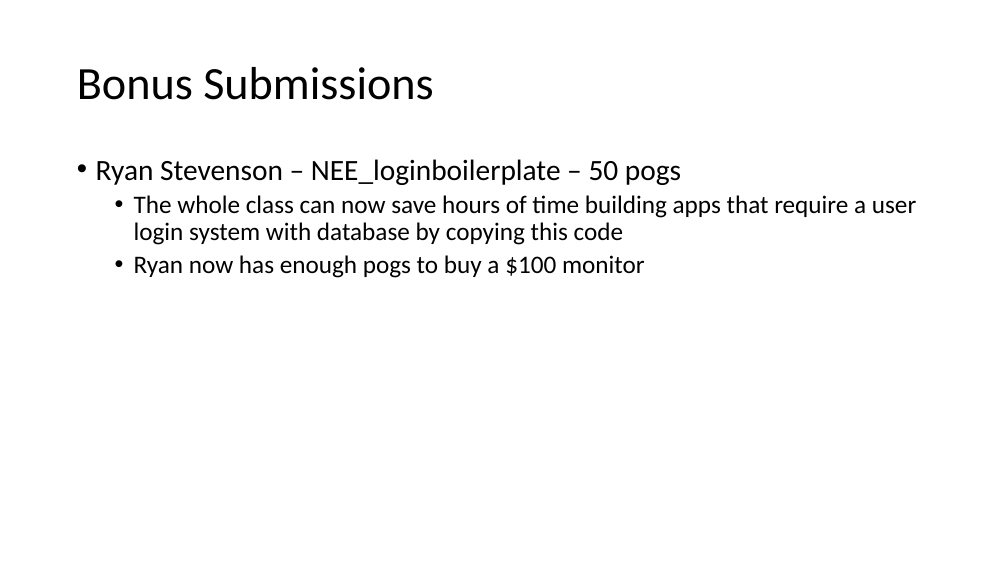
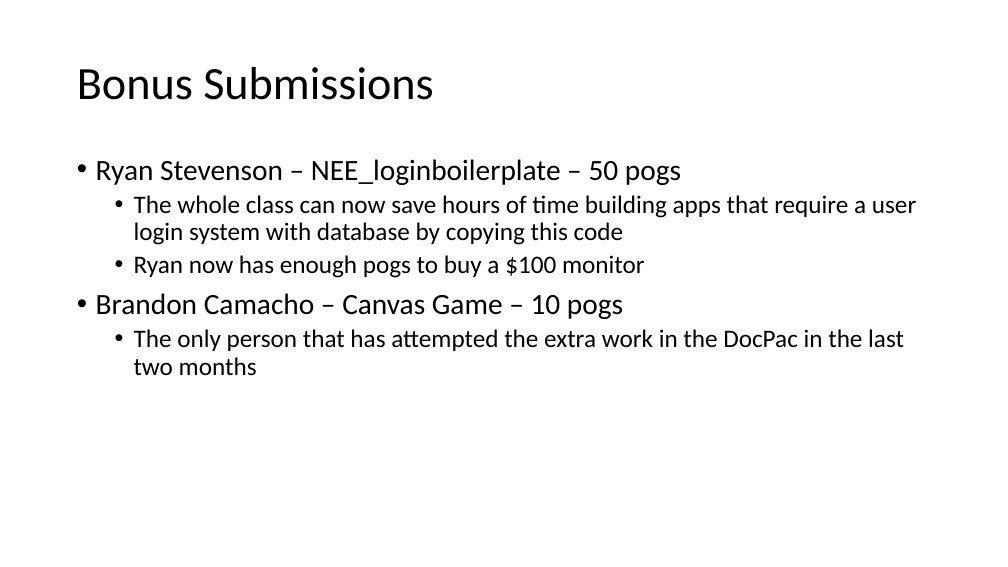
Before and after one commit to parke2023059/docpacs2223, a slide deck: slide 9 of docpac_14091222/Weekly Review.pptx. Drawn at 1008x567 pixels with LibreOffice and Linux fonts; fonts in the diff are those of the drawing. Boxes give left, top, right and bottom in pixels: in the first picture for what was removed or moved away, otherwise in the second. Text is boxed around its words. In the diff, an @@ line names an element or a change of style, - is before the commit and + after.

```diff
--- a/docpac_14091222/Weekly Review.pptx
+++ b/docpac_14091222/Weekly Review.pptx
@@ text at bbox=[96, 293, 904, 376]: paragraphs added @@
+• Brandon Camacho – Canvas Game – 10 pogs
+  • The only person that has attempted the extra work in the DocPac in the last two months
```
